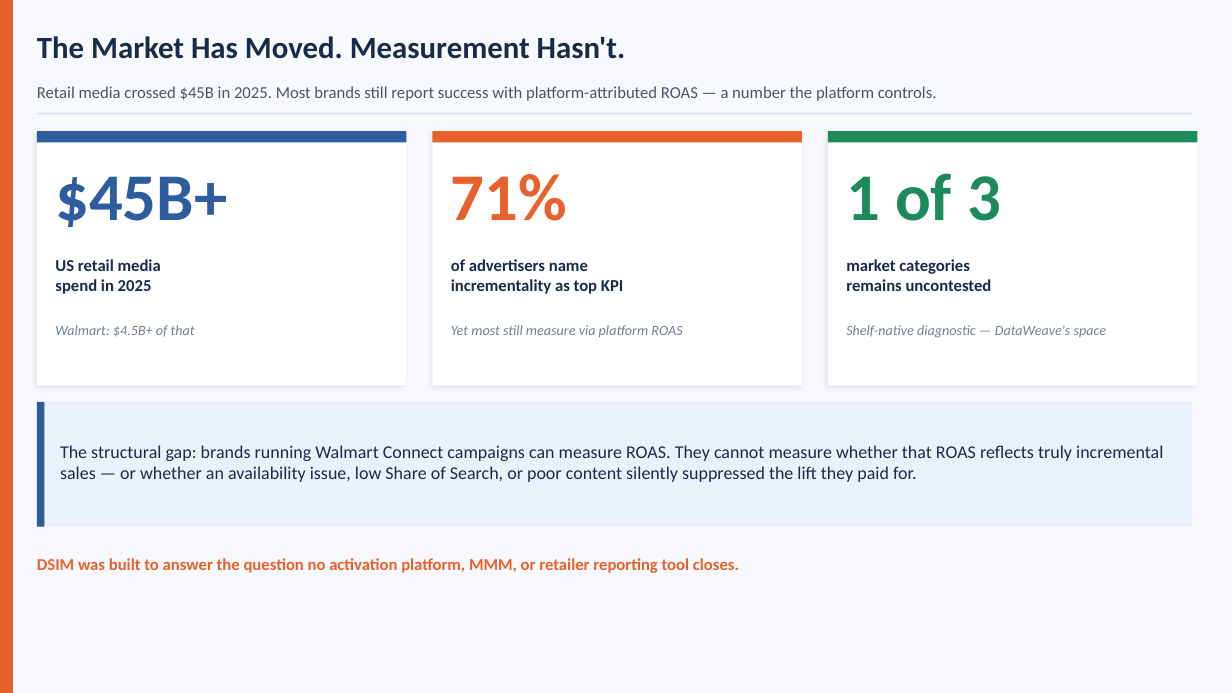
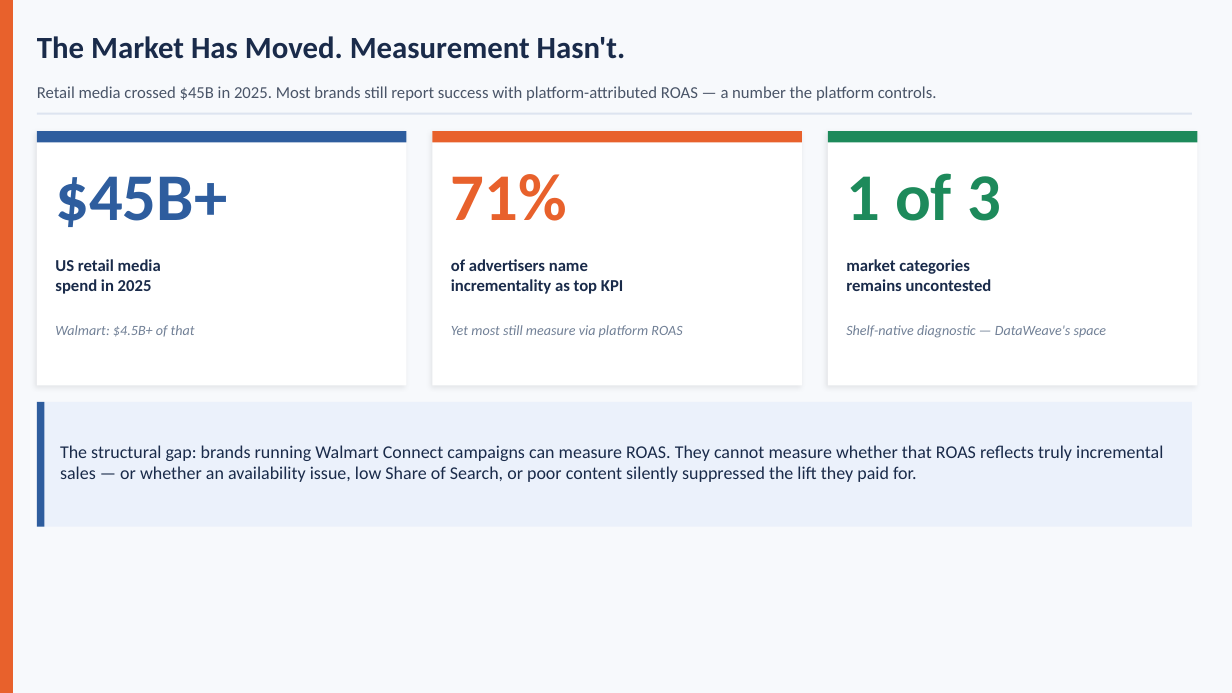
Before and after one commit to Raghavmht09/pm-os, a slide deck: slide 2 of products/dsim/presentations/dsim-internal-strategy-deck-2026-04-21.pptx. Drawn at 1232x693 pixels with LibreOffice and Linux fonts; fonts in the diff are those of the drawing. Boxes give left, top, right and bottom in pixels: in the first picture for what was removed or moved away, otherwise in the second. Text is boxed around its words. In the diff, an @@ line names an element or a change of style, - is before the commit and + after.

```diff
--- a/products/dsim/presentations/dsim-internal-strategy-deck-2026-04-21.pptx
+++ b/products/dsim/presentations/dsim-internal-strategy-deck-2026-04-21.pptx
@@ text removed at (37, 558, 739, 573) @@
-DSIM was built to answer the question no activation platform, MMM, or retailer reporting tool closes.
```
Also in this commit, not shown: 2 other slides changed, 7 slides added, 7 slides removed, 1 other file.
